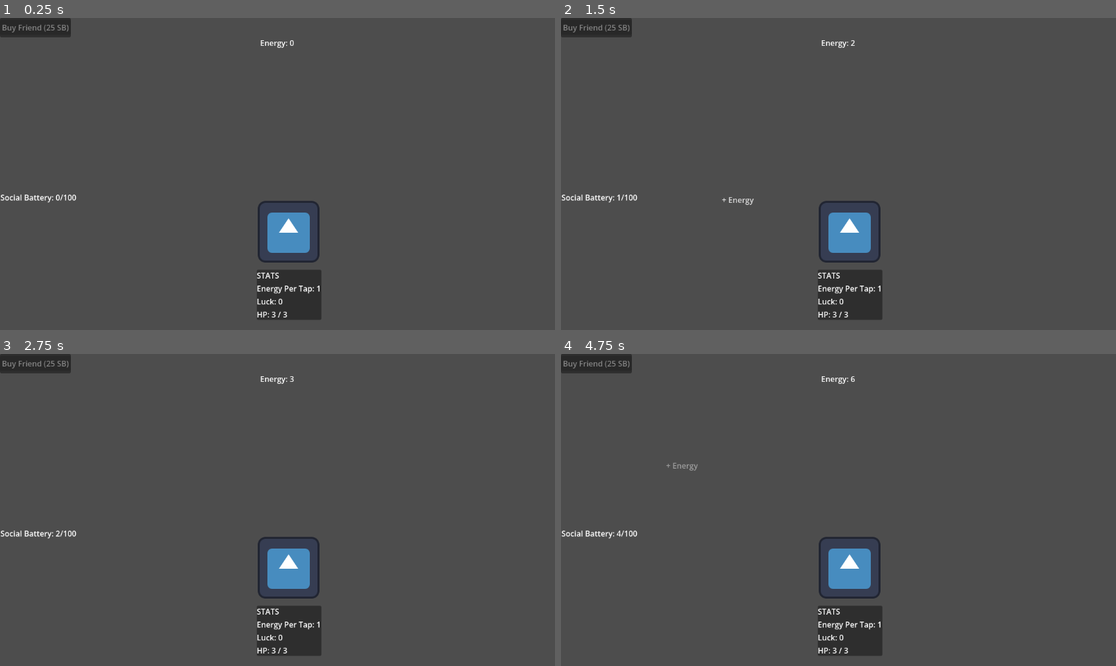
Above: before the commit, frames 1-4 (two rows, left to right).
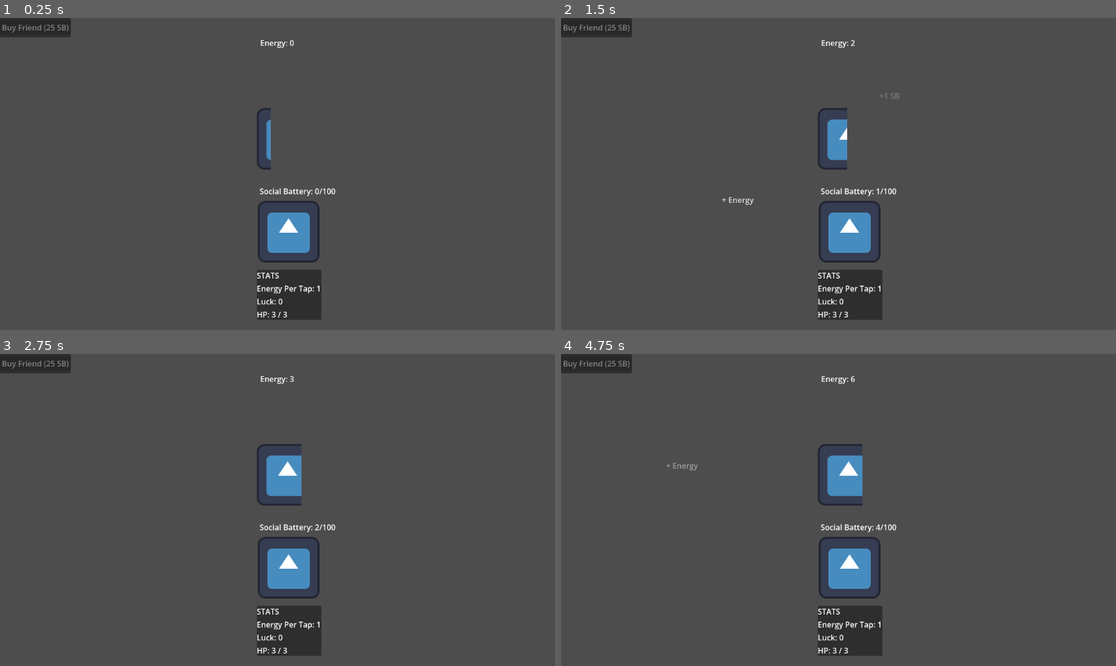
Above: after the commit, the same moments.

Repository: AzeOcram/checkpoint-gamejam
Game: Godot game, scene res://scenes/main/main.tscn
The game is run twice, just before and just after one commit, with the same random seed, the same clock (stepped at 60 frames per second) and the same inputs. The engine's default icon, where the game draws it, is replaced by a stand-in: a white triangle on a blue panel in a dark square.
Inputs (mouse positions are in pixels of both pictures, inside the frame that each line leads up to):
- Up to frame 1 (0.25 s): no input
- Up to frame 2 (1.5 s): move the mouse to (960, 158) at 0.52 s; press the mouse at (960, 158) at 0.53 s; move the mouse to (727, 189) at 1.27 s; release the mouse at (727, 189) at 1.28 s; click (727, 189) at 1.35 s
- Up to frame 3 (2.75 s): move the mouse to (333, 441) at 2.02 s; press the mouse at (333, 441) at 2.03 s
- Up to frame 4 (4.75 s): move the mouse to (810, 572) at 2.77 s; release the mouse at (810, 572) at 2.78 s; click (810, 572) at 2.85 s; move the mouse to (1005, 556) at 3.52 s; press the mouse at (1005, 556) at 3.53 s; move the mouse to (672, 463) at 4.27 s; release the mouse at (672, 463) at 4.28 s; click (672, 463) at 4.35 s

The runs differ from the first frame. In frame 1, 0.5% of the frame differs, in the area x 0-61%, y 28-60%; in frame 2, 0.9%; in frame 3, 1.3%; in frame 4, 1.3%.

Commit message:
ui(social_batt): added progress bar to social batt

Diff:
--- /dev/null
+++ b/scenes/social_battery/social_battery_feedback.tscn
@@ -0,0 +1,7 @@
+[gd_scene format=3 uid="uid://cmtqoudrqp4wi"]
+
+[ext_resource type="Script" uid="uid://dnph6ml8yg3hk" path="res://scripts/social_battery/social_battery_feedback.gd" id="1_eorla"]
+
+[node name="SocialBatteryFeedback" type="Label" unique_id=1914082054]
+text = "+Social Battery"
+script = ExtResource("1_eorla")
--- a/scenes/social_battery/social_battery_system.tscn
+++ b/scenes/social_battery/social_battery_system.tscn
@@ -1,15 +1,16 @@
 [gd_scene format=3 uid="uid://bdpxj05qumq84"]
 
 [ext_resource type="Script" uid="uid://dkvnyamyord7v" path="res://scripts/social_battery/social_battery_system.gd" id="1_ssfca"]
+[ext_resource type="Texture2D" uid="uid://c0hbwcjvnjwin" path="res://icon.svg" id="2_05jmf"]
 
 [node name="SocialBatterySystem" type="Node" unique_id=257091885]
 script = ExtResource("1_ssfca")
 
 [node name="SocialBatteryLabel" type="Label" parent="." unique_id=1786502703]
-offset_left = 1.0
-offset_top = 361.0
-offset_right = 112.0
-offset_bottom = 384.0
+offset_left = 539.0
+offset_top = 348.0
+offset_right = 650.0
+offset_bottom = 371.0
 text = "Social Battery:"
 horizontal_alignment = 1
 vertical_alignment = 1
@@ -17,4 +18,19 @@
 [node name="SocialBatteryTimer" type="Timer" parent="." unique_id=1098402953]
 autostart = true
 
+[node name="SocialBatteryFeedbackLayer" type="CanvasLayer" parent="." unique_id=811502679]
+
+[node name="FeedbackContainer" type="Control" parent="SocialBatteryFeedbackLayer" unique_id=2046317898]
+layout_mode = 3
+anchors_preset = 0
+offset_right = 40.0
+offset_bottom = 40.0
+
+[node name="GenerationProgressBar" type="TextureProgressBar" parent="." unique_id=1452698933]
+offset_left = 533.0
+offset_top = 187.0
+offset_right = 661.0
+offset_bottom = 315.0
+texture_progress = ExtResource("2_05jmf")
+
 [connection signal="timeout" from="SocialBatteryTimer" to="." method="_on_social_battery_timer_timeout"]
--- a/scripts/friends/recruitment_system.gd
+++ b/scripts/friends/recruitment_system.gd
@@ -21,9 +21,14 @@
 # Reference to the Social Battery system.
 @onready var social_battery_system = get_node("../SocialBatterySystem")
 
+# Reference to the Buy Friend button.
+@onready var buy_friend_button: Button = $"../../UI/FriendsPanel/VBoxContainer/BuyFriendButton"
+
 
 func _ready() -> void:
 	load_friend_data()
+	social_battery_system.social_battery_changed.connect(update_recruit_button)
+	update_recruit_button()
 
 
 # Loads all FriendData resources from the friends folder.
@@ -79,3 +84,8 @@
 	friends.append(friend_instance)
 
 	return friend_instance
+
+
+# Updates whether the player can currently recruit a friend.
+func update_recruit_button() -> void:
+	buy_friend_button.disabled = not can_recruit()
--- a/scripts/player/player.gd
+++ b/scripts/player/player.gd
@@ -7,12 +7,12 @@
 var luck: int = 0
 var hp: int = 3
 var max_hp: int = 3
-var social_battery_per_second: int = 1
-var max_social_battery: int = 100
 
 # Consumables
 var energy: int = 0
 var social_battery: int = 0
+var max_social_battery: int = 100
+var social_battery_per_second: int = 1
 
 
 # Main Functions
@@ -36,8 +36,6 @@
 	max_hp += amount
 	hp += amount
 
-func add_social_battery(amount: int = 0) -> void:
-	social_battery += amount
 
 # Getters
 func get_energy_per_tap() -> int:
@@ -54,12 +52,3 @@
 
 func get_energy() -> int:
 	return energy
-
-func get_social_battery() -> int:
-	return social_battery
-
-func get_max_social_battery() -> int:
-	return max_social_battery
-
-func get_social_battery_per_second() -> int:
-	return social_battery_per_second
--- /dev/null
+++ b/scripts/social_battery/social_battery_feedback.gd
@@ -0,0 +1,25 @@
+extends Label
+
+
+func _ready() -> void:
+	var tween := create_tween()
+
+	tween.set_parallel(true)
+
+	tween.tween_property(
+		self,
+		"position",
+		position + Vector2(0, -50),
+		0.7
+	)
+
+	tween.tween_property(
+		self,
+		"modulate:a",
+		0.0,
+		0.7
+	)
+
+	tween.set_parallel(false)
+
+	tween.tween_callback(queue_free)
--- a/scripts/social_battery/social_battery_system.gd
+++ b/scripts/social_battery/social_battery_system.gd
@@ -1,28 +1,48 @@
 extends Node
+
+signal social_battery_changed
+
+const SOCIAL_BATTERY_FEEDBACK = preload("res://scenes/social_battery/social_battery_feedback.tscn")
+
+@onready var social_battery_label: Label = $SocialBatteryLabel
+@onready var social_battery_timer: Timer = $SocialBatteryTimer
+@onready var feedback_container: Control = $SocialBatteryFeedbackLayer/FeedbackContainer
+@onready var generation_progress_bar: TextureProgressBar = $GenerationProgressBar
+
 
 # NOTE: This is the API you will need to call for all
 # Social Battery related shitt.
 #
 # The actual Social Battery value is stored in Player.
 # This system is responsible for Social Battery mechanics.
-@onready var social_battery_label: Label = $SocialBatteryLabel
-@onready var social_battery_timer: Timer = $SocialBatteryTimer
+
 
 func _ready() -> void:
 	update_social_battery_ui()
 
+	# Start the generation progress bar empty.
+	generation_progress_bar.value = 0.0
+
+
 # Returns the player's current Social Battery.
 func get_amount() -> int:
-	return Player.get_social_battery()
+	return Player.social_battery
 
+
+# Returns the player's maximum Social Battery.
 func get_max() -> int:
-	return Player.get_max_social_battery()
+	return Player.max_social_battery
 
 
 # Adds Social Battery to the player.
 func add(amount: int) -> void:
-	Player.add_social_battery(amount)
+	Player.social_battery = min(
+		Player.social_battery + amount,
+		Player.max_social_battery
+	)
+
 	update_social_battery_ui()
+	social_battery_changed.emit()
 
 
 # Attempts to spend Social Battery.
@@ -32,32 +52,51 @@
 		return false
 
 	Player.social_battery -= amount
+
 	update_social_battery_ui()
+	social_battery_changed.emit()
 	return true
 
 
 # Checks whether the player can afford an amount
 # without changing their Social Battery.
 func can_afford(amount: int) -> bool:
-	return Player.get_social_battery() >= amount
+	return Player.social_battery >= amount
 
-# Updates the Social Battery UI. #NOTE: Update this function as well
+
+# Updates the Social Battery UI.
 func update_social_battery_ui() -> void:
 	social_battery_label.text = "Social Battery: " + str(get_amount()) + "/" + str(get_max())
 
-# TODO:
-# Implement Social Battery generation here.
-#
-# The generation system should eventually calculate
-# how much Social Battery is generated and call:
-#
-# add(amount)
-#
-# Do not directly modify Player.social_battery
-# from the generation implementation.
+
+# Generates Social Battery.
 func generate() -> void:
-	if (get_amount() <= get_max()):
-		add(Player.get_social_battery_per_second())
+	add(Player.social_battery_per_second)
+	spawn_social_battery_feedback()
+	generation_progress_bar.value = 0.0
+
+
+# Spawns the +SB feedback at the right side of the progress bar.
+func spawn_social_battery_feedback() -> void:
+	var feedback = SOCIAL_BATTERY_FEEDBACK.instantiate()
+
+	feedback.text = "+" + str(Player.social_battery_per_second) + " SB"
+
+	# Position the feedback at the right tip of the progress bar.
+	feedback.position = Vector2(
+		generation_progress_bar.position.x + generation_progress_bar.size.x,
+		generation_progress_bar.position.y
+	)
+
+	feedback_container.add_child(feedback)
+
+
+# Updates the generation progress bar.
+func _process(_delta: float) -> void:
+	if social_battery_timer.wait_time > 0:
+		generation_progress_bar.value = (
+			1.0 - social_battery_timer.time_left / social_battery_timer.wait_time
+		) * 100.0
 
 
 func _on_social_battery_timer_timeout() -> void:
Not shown, added: scripts/social_battery/social_battery_feedback.gd.uid
Not shown, removed: hehe.md
